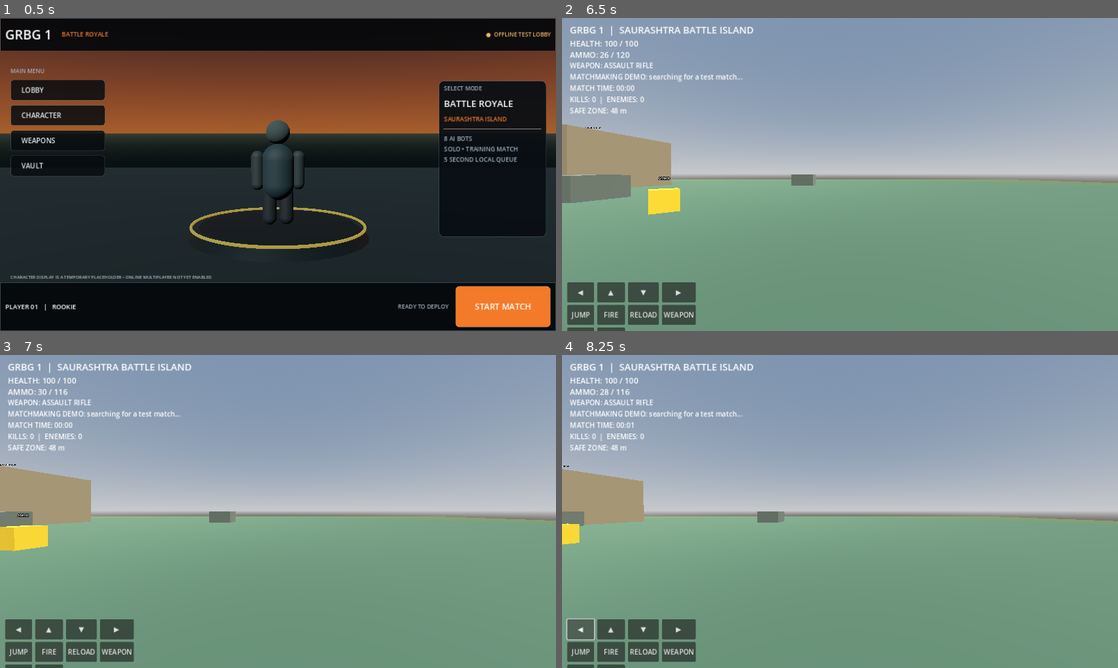
Above: before the commit, frames 1-4 (two rows, left to right).
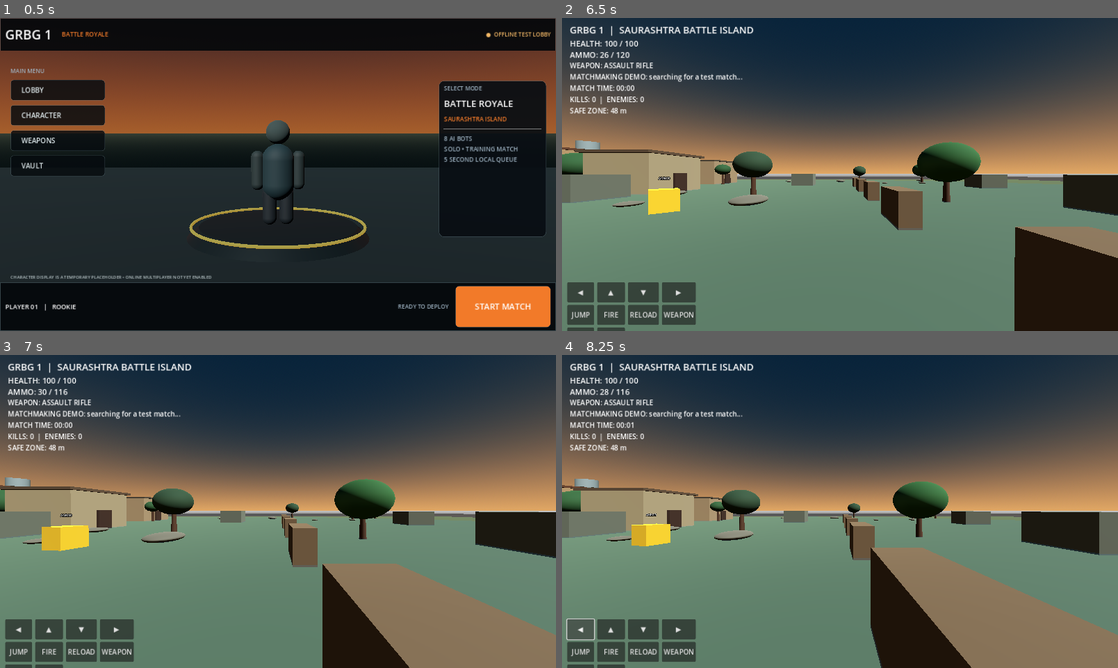
Above: after the commit, the same moments.

Repository: rakeshbaraiya365-afk/GRGB1
Game: Godot game, scene res://scenes/lobby.tscn
The game is run twice, just before and just after one commit, with the same random seed, the same clock (stepped at 60 frames per second) and the same inputs.
Inputs (mouse positions are in pixels of both pictures, inside the frame that each line leads up to):
- Up to frame 1 (0.5 s): no input
- Up to frame 2 (6.5 s): click "START MATCH" at 0.5 s; click "START" at 1.25 s; tap Enter at 2, 3.5, 5 s; move the mouse to (962, 158) at 2.02 s; hold D (move_right) 2.03-2.75 s; click (962, 158) at 2.1 s; tap Space (jump) at 2.27, 2.75, 4.25, 5.27, 5.75 s; drag from (728, 190) to (812, 237) at 2.77 s; move the mouse to (895, 105) at 3.52 s; hold D (move_right) 3.53-4.25 s; tap V (toggle_camera) at 3.6 s; drag from (812, 237) to (673, 127) at 4.27 s; move the mouse to (1006, 221) at 5.02 s; hold A (move_left) 5.03-5.75 s; hold Shift (sprint) 5.03-5.75 s; tap R (reload) at 5.65 s; drag from (673, 127) to (756, 96) at 5.77 s
- Up to frame 3 (7 s): move the mouse to (305, 511) at 6.52 s; hold S (move_back) from 6.53 s (still down); click (305, 511) at 6.6 s
- Up to frame 4 (8.25 s): release S (move_back) at 7.25 s; drag from (756, 433) to (728, 527) at 7.27 s; click "◀" at 8 s

Frame 1 is identical in both runs. In frame 2, 59% of the frame differs, in the area x 0-100%, y 0-100%; in frame 3, 65%; in frame 4, 67%.
Error before the commit: Invalid assignment of property or key 'visible' with value of type 'bool' on a base object of type 'null instance'. (res://scripts/main.gd:369)
Error after the commit: Invalid assignment of property or key 'visible' with value of type 'bool' on a base object of type 'null instance'. (res://scripts/main.gd:341)

Commit message:
Integrate expanded Saurashtra island environment into battle royale

Diff:
--- a/scripts/main.gd
+++ b/scripts/main.gd
@@ -1,6 +1,7 @@
 extends Node3D
 
 const PLAYER_SCRIPT = preload("res://scripts/player.gd")
+const MAP_SCRIPT = preload("res://scripts/island_map.gd")
 const ENEMY_SCRIPT = preload("res://scripts/enemy_ai.gd")
 const LOOK_SCRIPT = preload("res://scripts/look_area.gd")
 const LOOT_SCRIPT = preload("res://scripts/loot_pickup.gd")
@@ -87,52 +88,23 @@
 	var env := Environment.new()
 	env.background_mode = Environment.BG_SKY
 	env.sky = Sky.new()
-	env.sky.sky_material = ProceduralSkyMaterial.new()
+	var sky_material := ProceduralSkyMaterial.new()
+	sky_material.sky_top_color = Color(0.035, 0.12, 0.19)
+	sky_material.sky_horizon_color = Color(0.78, 0.52, 0.31)
+	env.sky.sky_material = sky_material
 	env.ambient_light_source = Environment.AMBIENT_SOURCE_SKY
 	env.tonemap_mode = Environment.TONE_MAPPER_FILMIC
 	environment.environment = env
-
 	add_child(environment)
 	var sun := DirectionalLight3D.new()
 	sun.rotation_degrees = Vector3(-48, -32, 0)
-	sun.light_energy = 1.25
+	sun.light_energy = 1.35
 	add_child(sun)
 
-	var ground := StaticBody3D.new()
-	ground.name = "SaurashtraIslandGround"
-	var ground_mesh := MeshInstance3D.new()
-	var plane := PlaneMesh.new()
-	plane.size = Vector2(110, 110)
-	ground_mesh.mesh = plane
-	var ground_material := StandardMaterial3D.new()
-	ground_material.albedo_color = Color(0.30, 0.38, 0.24)
-	ground_material.roughness = 1.0
-	ground_mesh.material_override = ground_material
-	ground.add_child(ground_mesh)
-	var ground_collision := CollisionShape3D.new()
-	var ground_shape := BoxShape3D.new()
-	ground_shape.size = Vector3(110, 0.5, 110)
-	ground_collision.shape = ground_shape
-	ground_collision.position.y = -0.25
-	ground.add_child(ground_collision)
-	add_child(ground)
-
-	_add_building("MAHUVA DOCKS", Vector3(-23, 0, -22), Vector3(9, 5, 8), Color(0.48, 0.39, 0.29))
-	_add_building("SAURASHTRA VILLAGE", Vector3(23, 0, -22), Vector3(10, 6, 9), Color(0.52, 0.46, 0.34))
-	_add_building("COASTAL OUTPOST", Vector3(0, 0, -43), Vector3(13, 4, 7), Color(0.35, 0.42, 0.44))
-
-	var cover_positions := [
-		Vector3(-13, 0, -9), Vector3(13, 0, -9),
-		Vector3(-13, 0, -23), Vector3(13, 0, -23),
-		Vector3(-6, 0, -34), Vector3(7, 0, -35),
-		Vector3(-19, 0, -17), Vector3(19, 0, -17),
-		Vector3(-27, 0, 2), Vector3(27, 0, 2),
-		Vector3(-30, 0, -36), Vector3(30, 0, -36)
-	]
-	for position in cover_positions:
-		_add_cover(position)
-
-	# Soft translucent safe-zone disc: its edge shrinks during the demo match.
+	var island := MAP_SCRIPT.new()
+	island.name = "SaurashtraBattleIsland"
+	add_child(island)
+
 	zone_disc = MeshInstance3D.new()
 	var disc := CylinderMesh.new()
 	disc.top_radius = 1.0
